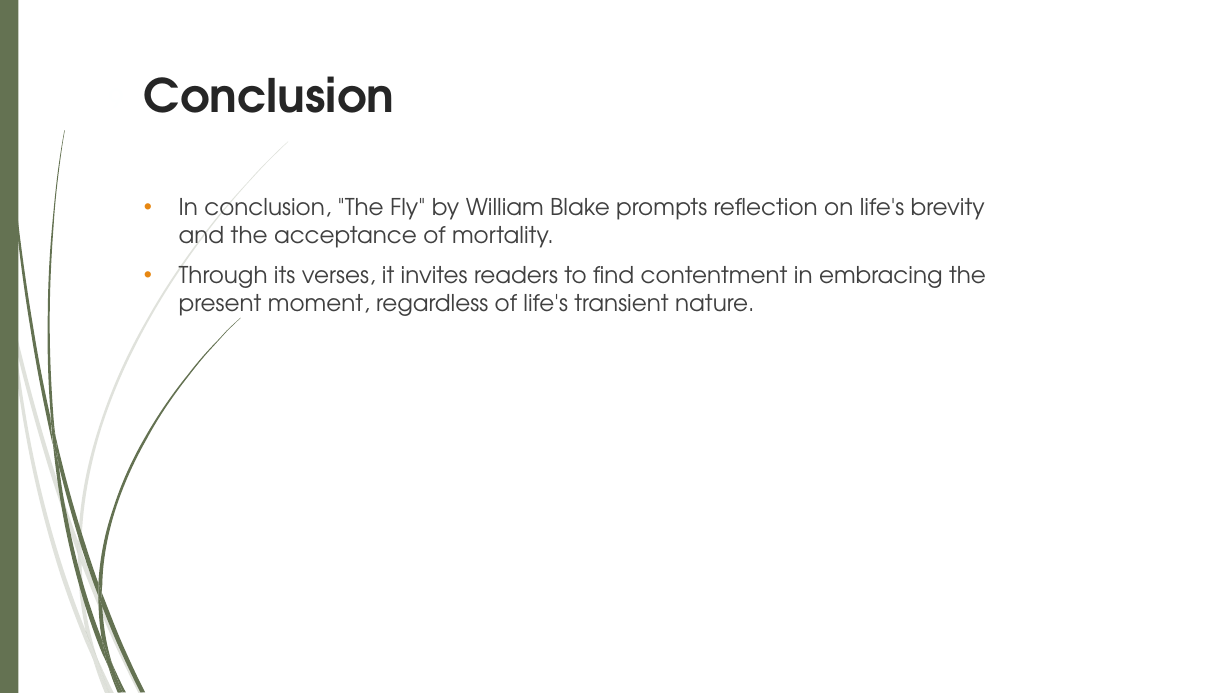
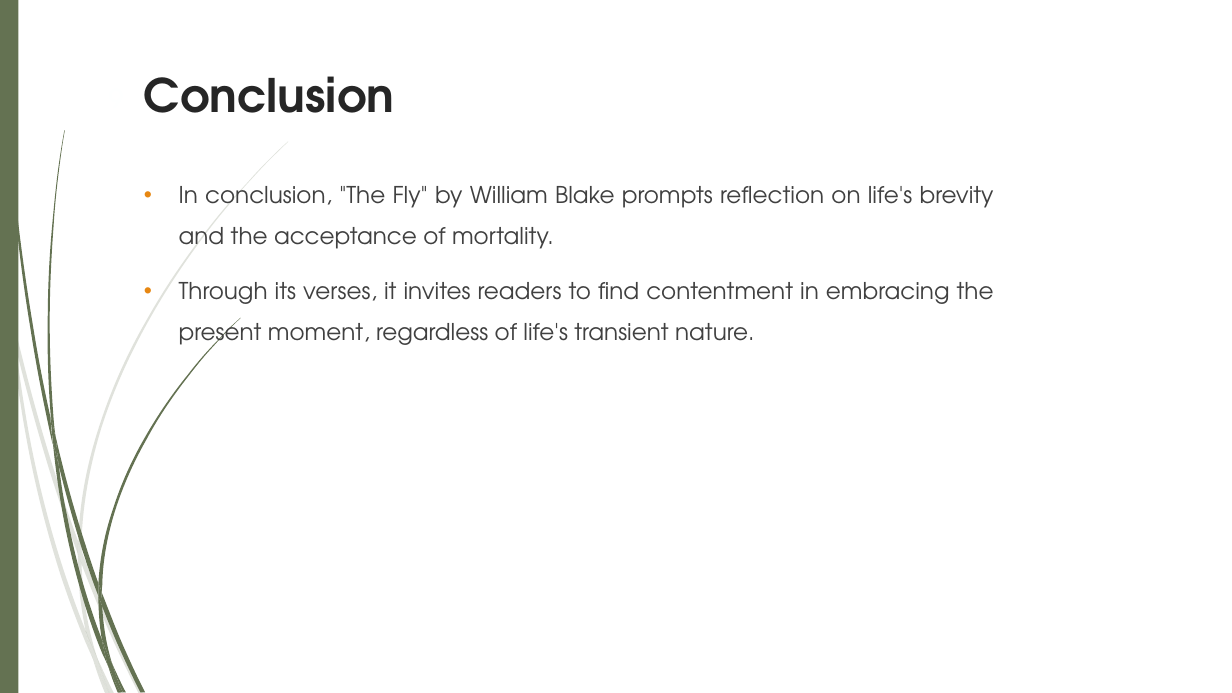
Before and after one commit to Sinmbf/BIM_Presentation, a slide deck: slide 9 of English/The Fly.pptx. Drawn at 1232x693 pixels with LibreOffice and Linux fonts; fonts in the diff are those of the drawing. Boxes give left, top, right and bottom in pixels: in the first picture for what was removed or moved away, otherwise in the second. Text is boxed around its words. In the diff, an @@ line names an element or a change of style, - is before the commit and + after.

```diff
--- a/English/The Fly.pptx
+++ b/English/The Fly.pptx
@@ text "In conclusion, "The Fly" by ...": place and size @@
-text "In conclusion, "The Fly" by ..." at [179, 198, 986, 323]
+text "In conclusion, "The Fly" by ..." at [179, 186, 994, 352]
@@ text "In conclusion, "The Fly" by ..." at [179, 186, 994, 352]: alignment left to justified; line spacing 1 to 1.5 @@
```
Also in this commit, not shown: 11 other slides changed, 2 other files.
